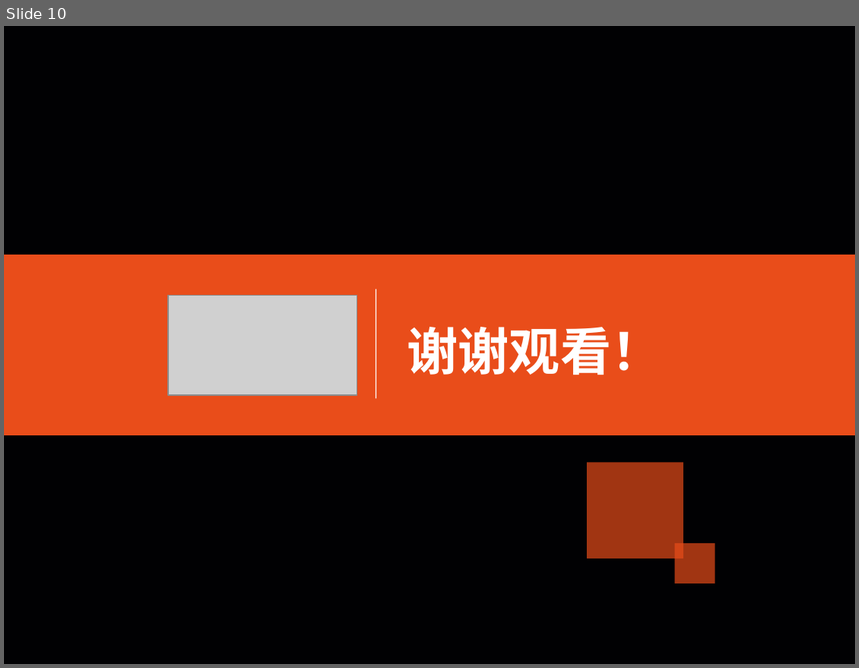
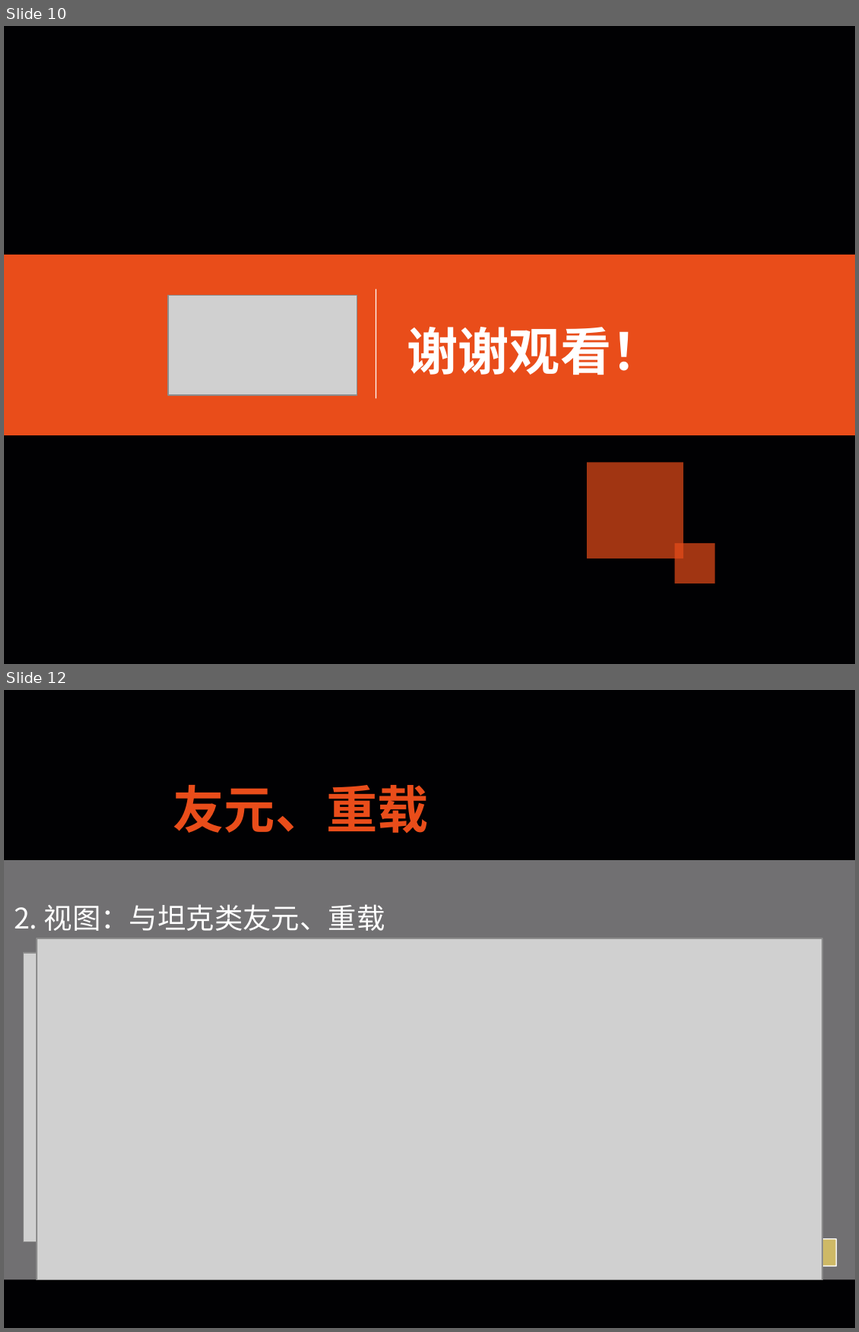
Before and after one commit to CO0kie-SH/2009_15PB_Tanker_CPP, a slide deck: 2009_15PB_Tanker_CPP.pptx. Shown one above the other, each under a label of ours: slide 10 before the commit, slides 10 and 12 after it; the slides between them are not shown. The pictures are 859x668 and 859x1332 pixels, drawn with LibreOffice and Linux fonts; fonts in the diff are those of the drawing; grey boxes stand for pictures. Boxes give left, top, right and bottom in pixels: in the first picture for what was removed or moved away, otherwise in the second. Text is boxed around its words. In the diff, an @@ line names an element or a change of style, - is before the commit and + after.

```diff
--- a/2009_15PB_Tanker_CPP.pptx
+++ b/2009_15PB_Tanker_CPP.pptx
@@ slide 12 added at box(4, 690, 855, 1328), background #010103 @@
@@ ellipse added at box(59, 731, 767, 885), 36 pt, text #E94D1A, bold @@
+友元、重载
@@ rectangle added at box(4, 861, 855, 1281), fill #E1E0E2 at 50% opacity, 20 pt, text #FFFFFF @@
+2. 视图：与坦克类友元、重载
@@ picture added at box(37, 939, 823, 1280) @@
@@ picture added at box(24, 953, 555, 1242) @@
@@ left arrow added at box(728, 1227, 837, 1281), fill #CEB966, outline #FFFFFF 0.75 pt @@
```
Also in this commit, not shown: 1 slide changed, 2 other slides added, 9 other files.
